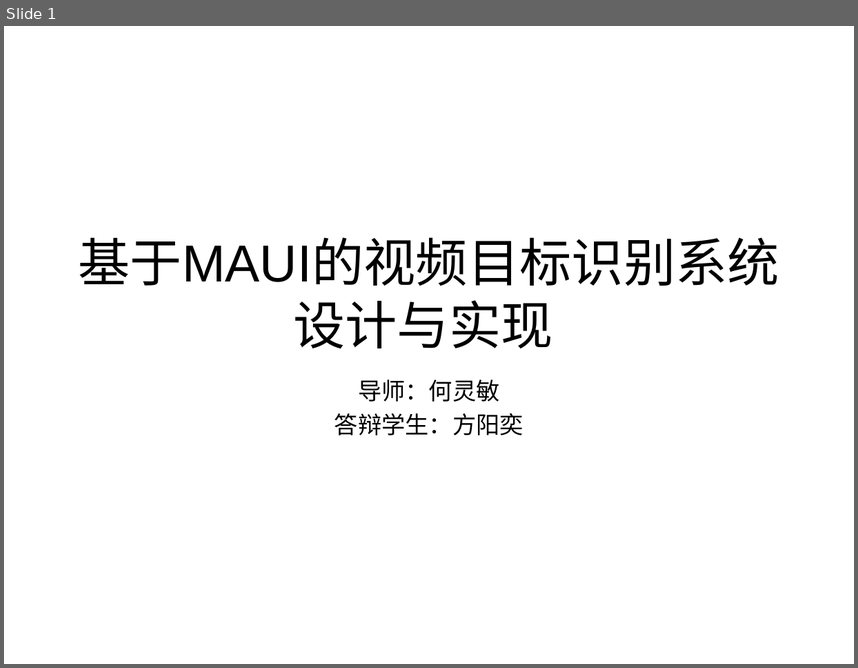
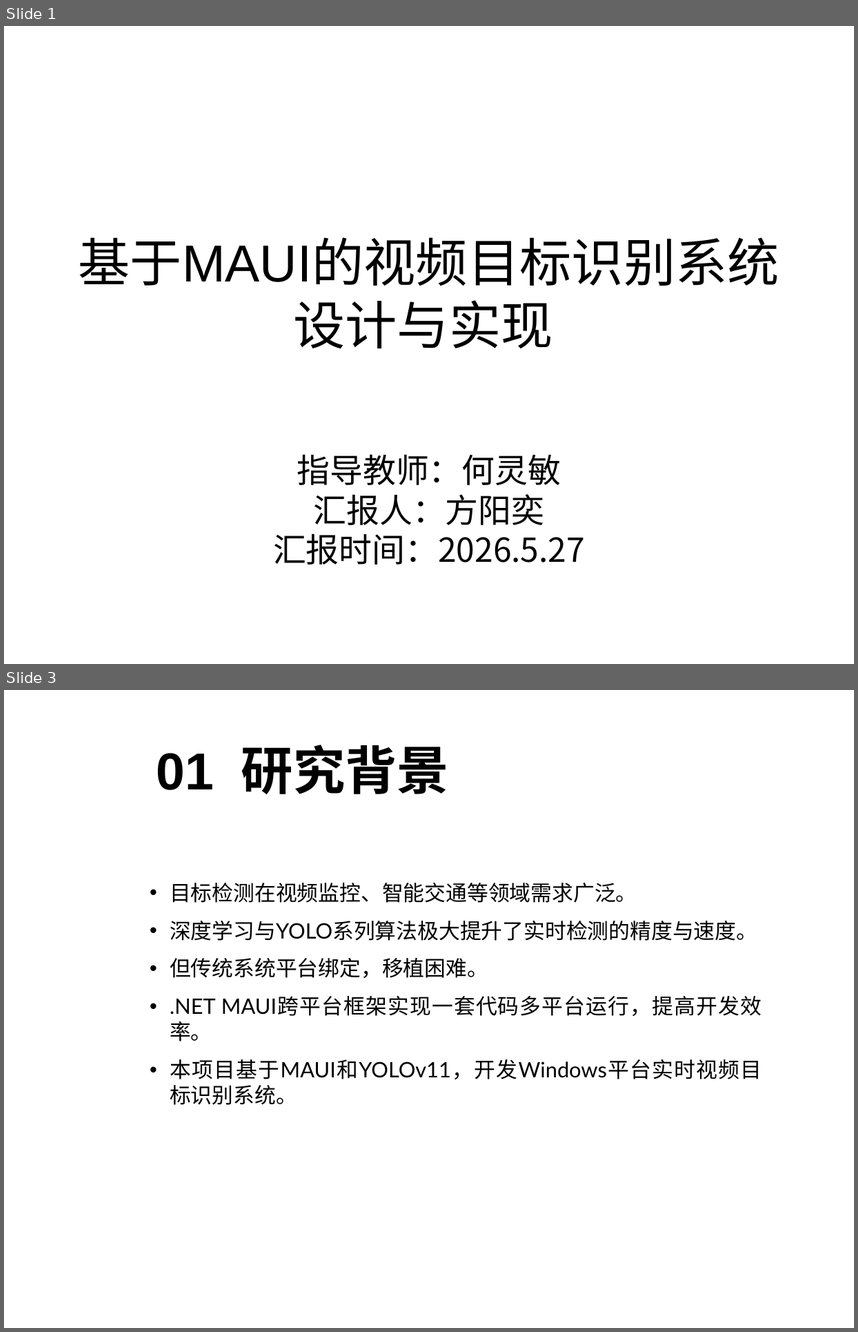
Before and after one commit to sanwan0104/maui_yolo_v1, a slide deck: 汇报.ppt. Shown one above the other, each under a label of ours: slide 1 before the commit, slides 1 and 3 after it; the slides between them are not shown. The pictures are 858x668 and 858x1332 pixels, drawn with LibreOffice and Linux fonts; fonts in the diff are those of the drawing; background and template pictures are left out. Boxes give left, top, right and bottom in pixels: in the first picture for what was removed or moved away, otherwise in the second. Text is boxed around its words. In the diff, an @@ line names an element or a change of style, - is before the commit and + after.

```diff
--- a/汇报.ppt
+++ b/汇报.ppt
@@ slide 3 added at [4,690,854,1328], background picture (left out) @@
@@ title added at [156,745,449,794], 44 pt, text #000000, bold @@
+01 研究背景
@@ text added at [170,883,762,1105], 18 pt, text #000000 @@
+• 目标检测在视频监控、智能交通等领域需求广泛。
+• 深度学习与YOLO系列算法极大提升了实时检测的精度与速度。
+• 但传统系统平台绑定，移植困难。
+• .NET MAUI跨平台框架实现一套代码多平台运行，提高开发效率。
+• 本项目基于MAUI和YOLOv11，开发Windows平台实时视频目标识别系统。
@@ slide 1 changed as well @@
@@ text at [273,454,585,564]: text changed; size 20 to 28 pt; font Arial to Noto Sans CJK SC @@
-导师：何灵敏
-答辩学生：方阳奕
+指导教师：何灵敏
+汇报人：方阳奕
+汇报时间：2026.5.27
```
Also in this commit, not shown: 6 other slides added, 1 slide removed, 1 other file.
